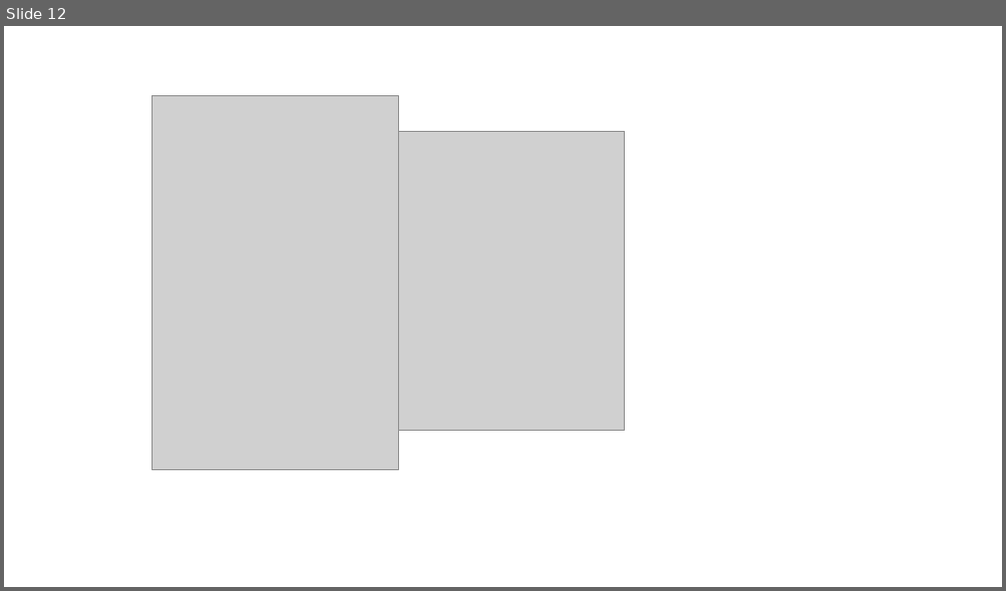
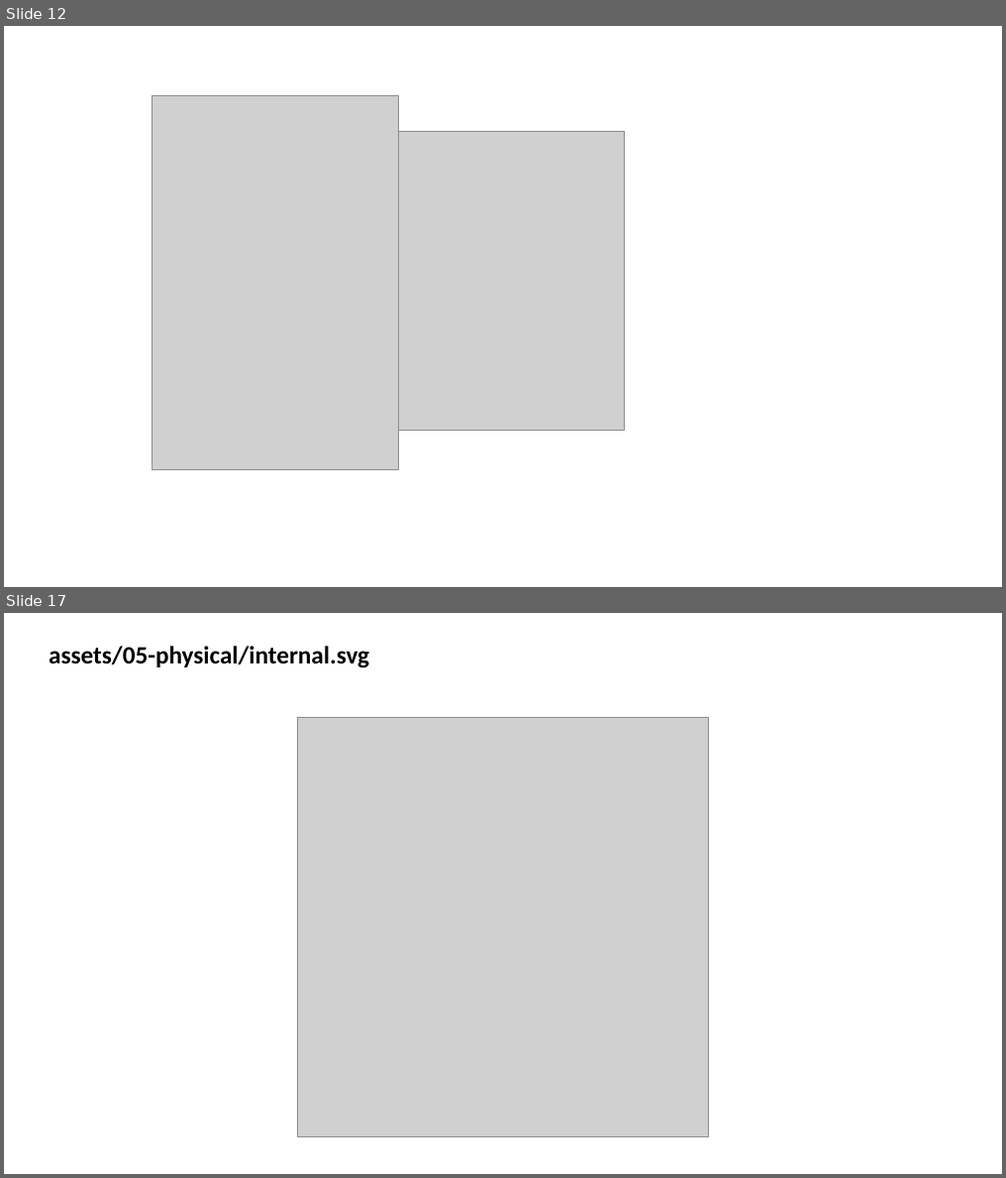
Before and after one commit to wdumontaud/slides_PUCPR, a slide deck: assets/illustrations.pptx. Shown one above the other, each under a label of ours: slide 12 before the commit, slides 12 and 17 after it; the slides between them are not shown. The pictures are 1006x591 and 1006x1178 pixels, drawn with LibreOffice and Linux fonts; fonts in the diff are those of the drawing; grey boxes stand for pictures. Boxes give left, top, right and bottom in pixels: in the first picture for what was removed or moved away, otherwise in the second. Text is boxed around its words. In the diff, an @@ line names an element or a change of style, - is before the commit and + after.

```diff
--- a/assets/illustrations.pptx
+++ b/assets/illustrations.pptx
@@ slide 17 added at (4,613,1002,1174), background #FFFFFF @@
@@ text added at (49,646,369,668), 24 pt, text #000000, bold @@
+assets/05-physical/internal.svg
@@ picture added at (297,718,709,1137) @@
```
Also in this commit, not shown: 4 other slides added, 59 other files.
